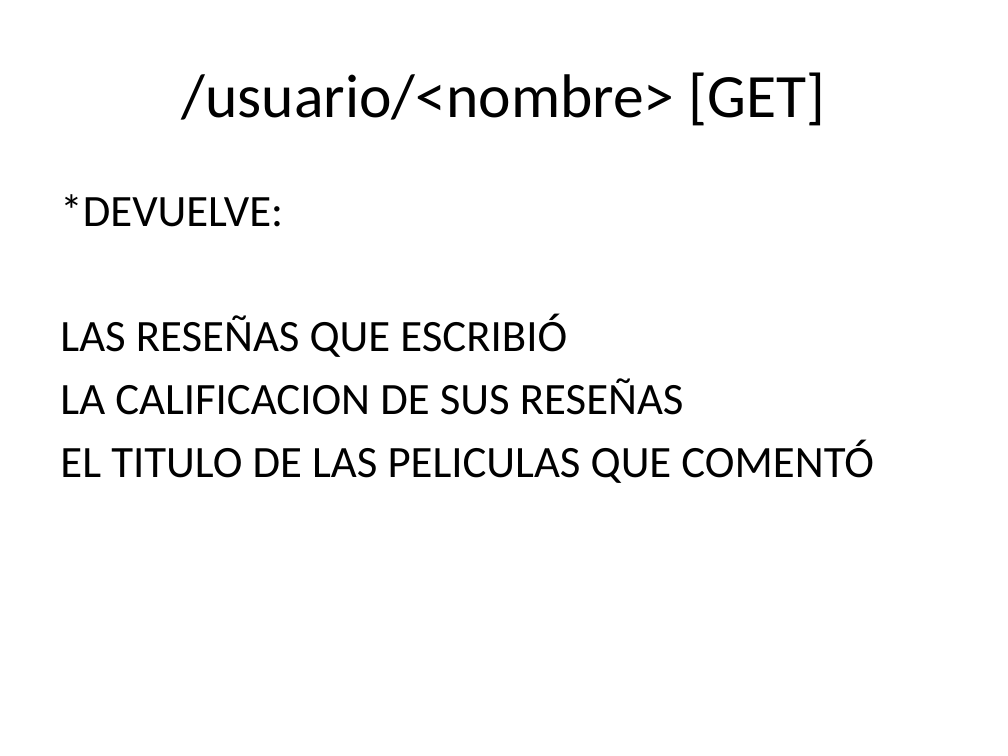
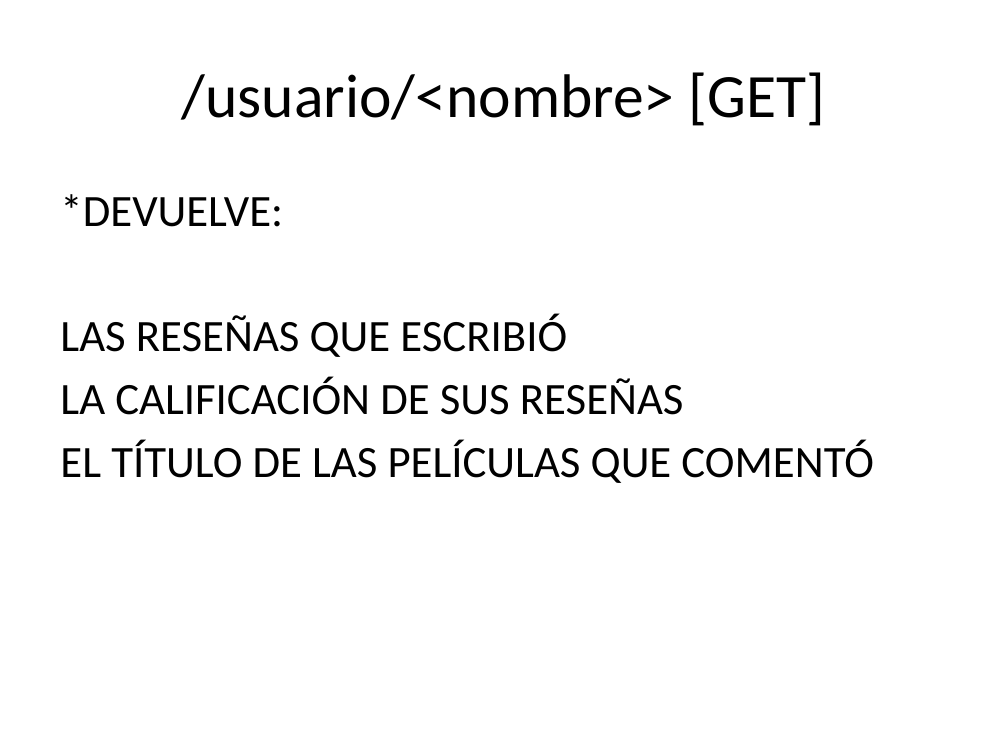
Before and after one commit to Adrian96119/ProyectoFinal-ForoCinefiloDelSentimiento, a slide deck: slide 14 of presentacion_power_point/proyecto_foro_cinefilo_sentimiento.pptx (slide 15 before the commit). Drawn at 1008x756 pixels with LibreOffice and Linux fonts; fonts in the diff are those of the drawing. Boxes give left, top, right and bottom in pixels: in the first picture for what was removed or moved away, otherwise in the second. Text is boxed around its words. In the diff, an @@ line names an element or a change of style, - is before the commit and + after.

```diff
--- a/presentacion_power_point/proyecto_foro_cinefilo_sentimiento.pptx
+++ b/presentacion_power_point/proyecto_foro_cinefilo_sentimiento.pptx
@@ text at bbox=[60, 377, 874, 483]: text changed @@
-LA CALIFICACION DE SUS RESEÑAS
-EL TITULO DE LAS PELICULAS QUE COMENTÓ
+LA CALIFICACIÓN DE SUS RESEÑAS
+EL TÍTULO DE LAS PELÍCULAS QUE COMENTÓ
```
Also in this commit, not shown: 12 other slides changed, 1 slide added, 2 slides removed, 16 other files.
